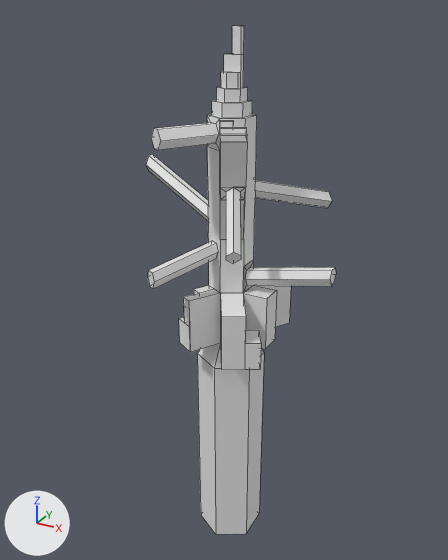
An edit to the Blender file Assets/Models/Clutter/crystal tree.blend, drawn before and after from the same camera.
Rendered twice from a 50 mm lens placed at (12.1, -22.6, 14.0), pointed at (-0.5, 0.3, 2.5). The axes (+X, +Y, +Z) are drawn at lower left. The lights are the same throughout. Mesh edges are drawn as thin lines.
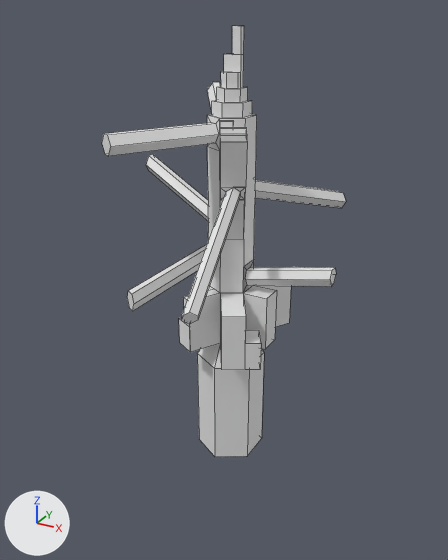
Where the newer file only moved an object's origin or applied its transform, the numbers keep the older frame.

Scene script edits in JSON lines:
```json
{"block": "me_cylinder", "where": "me_cylinder.from_pydata(...)  # 274 vertices, 229 faces, 6 loose edges; spans x -4.5..4.7, y -3.9..4.5, z 0.0..24.3"}
{"block": "me_cylinder", "where": "# used by ob_cylinder; location = (0.0, 0.0, -11.0)"}
{"block": "me_cylinder", "where": "# before: 74 (2.8, 3.7, 17.4) at pixel (324, 190), 75 (3.1, 3.6, 17.4) at pixel (328, 191), 76 (3.1, 3.6, 16.6) at pixel (327, 208), 77 (2.8, 3.7, 16.6) at pixel (323, 206), 78 (3.3, 3.4, 17.0) at pixel (332, 201)"}
{"block": "me_cylinder", "where": "# before: 79 (2.5, 3.9, 17.0)"}
{"block": "me_cylinder", "where": "# before: 90 (-3.3, 4.2, 19.6), 91 (-3.0, 4.4, 19.6), 92 (-3.0, 4.4, 20.4), 93 (-3.3, 4.2, 20.4) at pixel (212, 111), 94 (-2.8, 4.5, 20.0)"}
{"block": "me_cylinder", "where": "# before: 95 (-3.5, 4.1, 20.0) at pixel (207, 119)"}
{"block": "me_cylinder", "where": "# before: 107 (-1.6, -3.0, 20.8) at pixel (157, 129), 108 (-1.8, -2.9, 20.8) at pixel (153, 128), 109 (-1.8, -2.9, 20.0) at pixel (154, 148), 110 (-1.6, -3.0, 20.0) at pixel (158, 150), 111 (-2.1, -2.7, 20.4) at pixel (151, 137)"}
{"block": "me_cylinder", "where": "# before: 112 (-1.3, -3.2, 20.4) at pixel (160, 141)"}
{"block": "me_cylinder", "where": "# before: 268 (0.0, -1.6, 0.0) at pixel (215, 534), 269 (1.4, -0.8, 0.0) at pixel (246, 533), 270 (-1.4, 0.8, 0.0), 271 (-1.4, -0.8, 0.0) at pixel (200, 514), 272 (1.4, 0.8, 0.0) at pixel (259, 513)"}
{"block": "me_cylinder", "where": "# before: 273 (0.0, 1.6, 0.0)"}
{"block": "me_cylinder", "change": "me_cylinder part 1: all 6 vertices in x 1.2..1.8, y -2.8..-2.5, z 15.8..16.3 are moved by (0.0, -3.3, -1.2)"}
{"block": "me_cylinder", "change": "me_cylinder part 2: all 6 vertices in x -2.0..-1.4, y -3.9..-3.6, z 14.5..15.2 are moved by (0.6, -2.1, 0.1)"}
{"block": "me_cylinder", "change": "me_cylinder part 3"}
{"op": "add", "block": "me_cylinder", "code": "for i in [*range(74, 80)]: me_cylinder.vertices[i].co += Vector((0.0, 2.1, -0.6))"}
{"block": "me_cylinder", "change": "me_cylinder part 4"}
{"op": "add", "block": "me_cylinder", "code": "for i in [*range(90, 96)]: me_cylinder.vertices[i].co += Vector((0.0, 0.0, 1.4))"}
{"block": "me_cylinder", "change": "me_cylinder part 5"}
{"op": "add", "block": "me_cylinder", "code": "for i in [*range(107, 113)]: me_cylinder.vertices[i].co += Vector((-1.0, -1.7, 0.0))"}
{"block": "me_cylinder", "change": "me_cylinder part 6"}
{"op": "add", "block": "me_cylinder", "code": "for i in [*range(268, 274)]: me_cylinder.vertices[i].co += Vector((0.0, 0.0, 5.0))"}
```

Changed parts and their boxes [x1, y1, x2, y2] in the pictures (448 x 560 px; the box of a moved part takes in the faces that stretch with it):
```json
{"object": "Cylinder", "change": "reshaped", "before": [146, 26, 336, 534], "after": [102, 26, 346, 457], "on screen": "28% wider, 15% shorter"}
{"part": 1, "of": "me_cylinder", "change": "moved or reshaped", "before": [226, 188, 241, 263], "after": [181, 188, 240, 324]}
{"part": 2, "of": "me_cylinder", "change": "moved or reshaped", "before": [148, 241, 218, 289], "after": [127, 244, 207, 311]}
{"part": 3, "of": "me_cylinder", "change": "moved or reshaped", "before": [255, 180, 332, 208], "after": [255, 180, 346, 208]}
{"part": 4, "of": "me_cylinder", "change": "moved or reshaped", "after": [207, 82, 221, 111], "on screen": "not visible before"}
{"part": 5, "of": "me_cylinder", "change": "moved or reshaped", "before": [151, 123, 219, 150], "after": [102, 123, 219, 156]}
{"part": 6, "of": "me_cylinder", "change": "moved or reshaped", "before": [197, 353, 264, 534], "after": [197, 353, 264, 457]}
```
